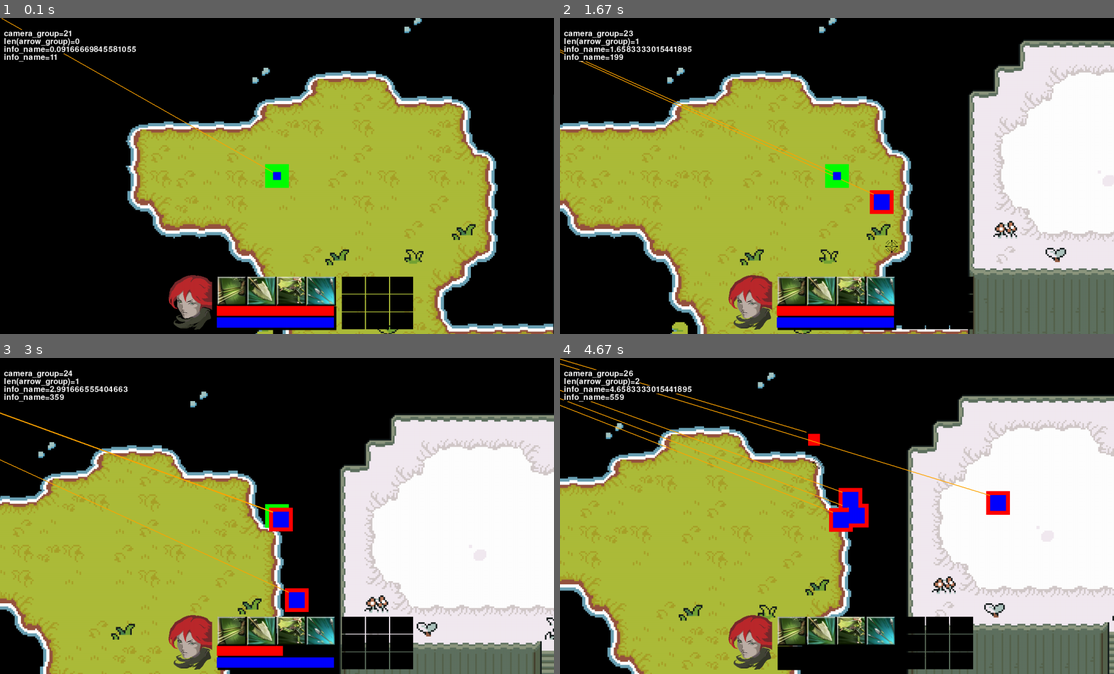
Above: before the commit, frames 1-4 (two rows, left to right).
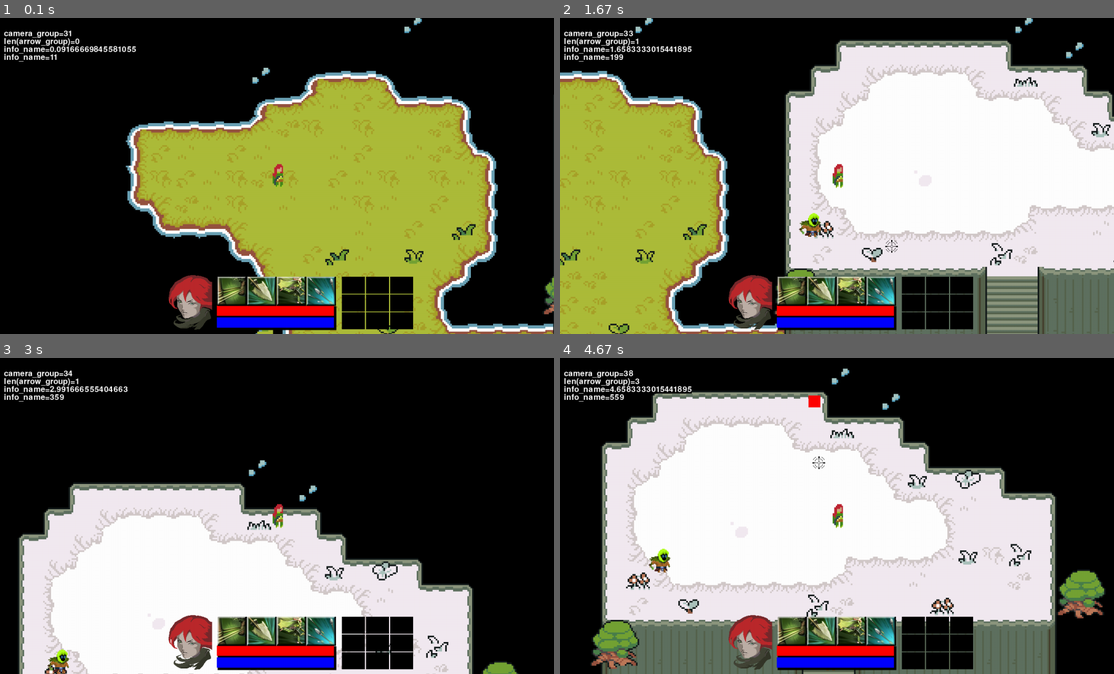
Above: after the commit, the same moments.

Repository: ArcherWayne/pygame_windranger_simulator
Game: pygame game, started from main.py
The game is run twice, just before and just after one commit, with the same random seed, the same clock (stepped at 60 frames per second) and the same inputs.
Inputs (mouse positions are in pixels of both pictures, inside the frame that each line leads up to):
- Up to frame 1 (0.1 s): no input
- Up to frame 2 (1.67 s): hold 2 0.33-0.8 s; hold D 0.33-0.8 s; move the mouse to (814, 188) at 0.37 s; hold 3 0.83-1.3 s; hold D 0.83-1.3 s; move the mouse to (842, 198) at 0.87 s; hold 4 from 1.33 s (still down); hold D from 1.33 s (still down); move the mouse to (892, 245) at 1.37 s
- Up to frame 3 (3 s): release 4 at 1.8 s; release D at 1.8 s; tap 1 at 1.83 s; hold D 2.17-2.63 s; move the mouse to (343, 544) at 2.2 s; hold W 2.67-2.97 s; move the mouse to (288, 408) at 2.7 s
- Up to frame 4 (4.67 s): right-click (637, 506) at 3.05 s; hold D 3.33-3.8 s; click (809, 598) at 3.42 s; hold A 3.83-4.37 s; click (842, 550) at 3.92 s; hold S from 4.4 s (still down); click (820, 462) at 4.48 s; tap 2 at 4.55 s

The runs differ from the first frame. In frame 1, 0.7% of the frame differs, in the area x 0-100%, y 0-94%; in frame 2, 56%; in frame 3, 59%; in frame 4, 66%, in the area x 0-100%, y 0-100%.

Commit message:
basic skill usage

Diff:
--- a/creep.py
+++ b/creep.py
@@ -1,6 +1,7 @@
 import pygame
 import math
 from random import random
+from clip import clip
 from setting import *
 from debug import debug
 
@@ -42,8 +43,13 @@
 		self.knockback_acceleration = 0
 
 		# graphics
-		self.image = pygame.Surface((CREEP_WIDTH, CREEP_HEIGHT)).convert_alpha()
-		self.image.fill(RED)
+		# self.image = pygame.Surface((CREEP_WIDTH, CREEP_HEIGHT)).convert_alpha()
+		# self.image.fill(RED)
+
+		creep_idle_animation = pygame.image.load('assets/graphics/creeps/creep_idle_animation.png').convert_alpha()
+		self.image = pygame.transform.scale(clip(creep_idle_animation, 0, 0, 96, 96)\
+			, (CREEP_WIDTH, CREEP_HEIGHT))
+
 		self.rect = pygame.Rect(0, 0, CREEP_COLLISION_WIDTH, CREEP_COLLISION_HEIGHT)
 		self.rect.center = self.pos
 		self.old_rect = self.rect.copy()
--- a/hero.py
+++ b/hero.py
@@ -22,8 +22,9 @@
 
 		# graphics
 		# self.image = pygame.transform.scale(pygame.image.load("assets/graphics/windranger/windranger_idle_animation1.png").convert_alpha(), (HERO_WIDTH, HERO_HEIGHT))
-		self.image = pygame.Surface((HERO_WIDTH, HERO_HEIGHT)).convert_alpha()
-		self.image.fill(GREEN)
+		windranger_idle_animation1 = pygame.image.load('assets/graphics/windranger/windranger_idle_animation1.png').convert_alpha()
+		self.image = pygame.transform.scale(windranger_idle_animation1\
+			, (HERO_WIDTH, HERO_HEIGHT))
 		# self.rect = self.image.get_rect(center = (self.pos[0], self.pos[1]))
 		self.rect = pygame.Rect(0, 0, HERO_COLLISION_WIDTH, HERO_COLLISION_HEIGHT)
 		self.old_rect = self.rect.copy()
@@ -38,10 +39,16 @@
 		self.max_mana = HERO_MANA
 		self.current_mana = HERO_MANA
 
+		self.attack_interval = HERO_ATTACK_INTERVAL
+
 		# cooldown frames
 		self.hit_cooldown_frame = 0 # 英雄接触到小兵的帧读数
 		self.shoot_arrow_cooldown_frame = 0 # attack cd
+
+		self.skill_shackleshot_cooldown_frame = 0 # shackleshot cd
 		self.skill_powershot_cooldown_frame = 0 # powershot cd
+		self.skill_windrun_cooldown_frame = 0
+		self.skill_focusfire_cooldown_frame = 0
 
 
 	def keyboard_movement(self):
@@ -79,14 +86,36 @@
 			self.shoot_arrow_cooldown_frame += 1
 
 	# use skills ---------------------------------------------- #
+	def use_skill_shackleshot(self):
+		print("use_skill_shackleshot")
+
+
 	def use_skill_powershot(self, mouse_pos):
 		if self.skill_powershot_cooldown_frame == 0:
+			print("use_skill_powershot")
+
 			aim_direction = pygame.math.Vector2()
 			aim_direction.x = mouse_pos[0] - WIN_WIDTH/2
 			aim_direction.y = mouse_pos[1] - WIN_HEIGHT/2
 			SKILL_POWERSHOT([self.camera_group, self.arrow_group], aim_direction, ARROW_SPEED, ARROW_DAMAGE, self.pos, self.creep_group)
 
 			self.skill_powershot_cooldown_frame += 1
+
+	def use_skill_windrun(self):
+		if self.skill_windrun_cooldown_frame == 0:
+			print("use_skill_windrun")
+
+			self.movement_speed = self.movement_speed * 3
+
+			self.skill_windrun_cooldown_frame += 1
+
+	def use_skill_focusfire(self):
+		if self.skill_focusfire_cooldown_frame == 0:
+			print("use_skill_focusfire")
+
+			self.attack_interval = round(self.attack_interval / 3)
+
+			self.skill_focusfire_cooldown_frame += 1
 
 	# use skills end ------------------------------------------ #
 
@@ -126,9 +155,12 @@
 		self.check_health()
 
 		# update cooldowns
-		self.shoot_arrow_cooldown_frame = self.update_cooldowns(self.shoot_arrow_cooldown_frame, HERO_ATTACK_INTERVAL)
+		self.shoot_arrow_cooldown_frame = self.update_cooldowns(self.shoot_arrow_cooldown_frame, self.attack_interval)
 		self.hit_cooldown_frame = self.update_cooldowns(self.hit_cooldown_frame, CREEP_ATTACK_INTERVAL)
+		self.skill_shackleshot_cooldown_frame = self.update_cooldowns(self.skill_shackleshot_cooldown_frame, SHACKLESHOT_CD)
 		self.skill_powershot_cooldown_frame = self.update_cooldowns(self.skill_powershot_cooldown_frame, POWERSHOT_CD)
+		self.skill_windrun_cooldown_frame = self.update_cooldowns(self.skill_windrun_cooldown_frame, WINDRUN_CD)
+		self.skill_focusfire_cooldown_frame = self.update_cooldowns(self.skill_focusfire_cooldown_frame, FOCUSFIRE_CD)
 
 class SKILL_SHACKLESHOT(pygame.sprite.Sprite):
 	def __init__(self, groups):
--- a/main.py
+++ b/main.py
@@ -70,9 +70,9 @@
 	# init finish ---------------------------------------------------------------------------------------- #
 
 	def generate_trees(self):
-		for i in range(20):
-			random_x = randint(1000,2000)
-			random_y = randint(1000,2000)
+		for i in range(30):
+			random_x = randint(500,5000)
+			random_y = randint(500,5000)
 			TREE((random_x,random_y),self.camera_group)
 
 
@@ -126,8 +126,20 @@
 
 				# keyboard action --------------------------------------------------------------------------- #
 				if event.type == pygame.KEYDOWN:
+					# use skill ----------------------------------------------- #
+					if event.key == pygame.K_1:
+						self.hero.use_skill_shackleshot()
+
 					if event.key == pygame.K_2:
 						self.hero.use_skill_powershot(self.mouse_pos)
+
+					if event.key == pygame.K_3:
+						self.hero.use_skill_windrun()
+
+					if event.key == pygame.K_4:
+						self.hero.use_skill_focusfire()
+					# use skill end ------------------------------------------- #
+
 
 			# game loop    ---------------------------------------------------------------------------------- #
 			if self.game_active:
--- a/setting.py
+++ b/setting.py
@@ -25,9 +25,9 @@
 
 map_size = (MAP_WIDTH, MAP_HEIGHT)
 
-# game setting  ----------------------------------------------- #
-show_collision_area = 1
-show_absolute_vector = 1
+# camera setting  ----------------------------------------------- #
+show_collision_area = 0
+show_absolute_vector = 0
 
 # game stats -------------------------------------------------- #
 CURSOR_WIDTH = 32
@@ -54,7 +54,10 @@
 ARROW_KNOCKBACK = 200
 ARROW_PENETRATION = 1
 
+SHACKLESHOT_CD = FPS * 3
 POWERSHOT_CD = FPS * 3
+WINDRUN_CD = FPS * 3
+FOCUSFIRE_CD = FPS * 3
 
 # creep stats --------------------------------------------------- #
 # __init__(self, health, movement_speed, damage, forswing, backswing)
@@ -63,9 +66,9 @@
 CREEP_COLLISION_WIDTH = 40
 CREEP_COLLISION_HEIGHT = 40
 CREEP_HEALTH = 550
-CREEP_MOVEMENT_SPEED = 315 # 315
+CREEP_MOVEMENT_SPEED = 31 # 315
 CREEP_DAMAGE = 19
-CREEP_ATTACK_INTERVAL = FPS/10
+CREEP_ATTACK_INTERVAL = FPS
 
 
 
Binary file added: assets/graphics/creeps/creep_attack_animation.png
Binary file added: assets/graphics/creeps/creep_idle_animation.png
Binary file added: assets/graphics/creeps/creep_walking_animation.png
